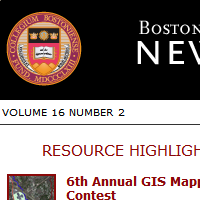
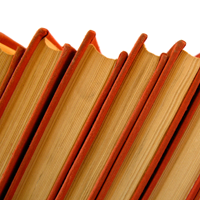
Layer changes from the first 200×200 image to the second:
added layer "Layer 8" above "Layer 7" over (0, 4, 200, 200)
added layer "Layer 7" above "Layer 6" over (0, 0, 200, 200)
added layer "Layer 6" above "Layer 5" over (0, 0, 200, 200)
added layer "Layer 5" above "Layer 4" over (10, 15, 180, 196)
hid "Layer 3" over (0, 0, 200, 200)
